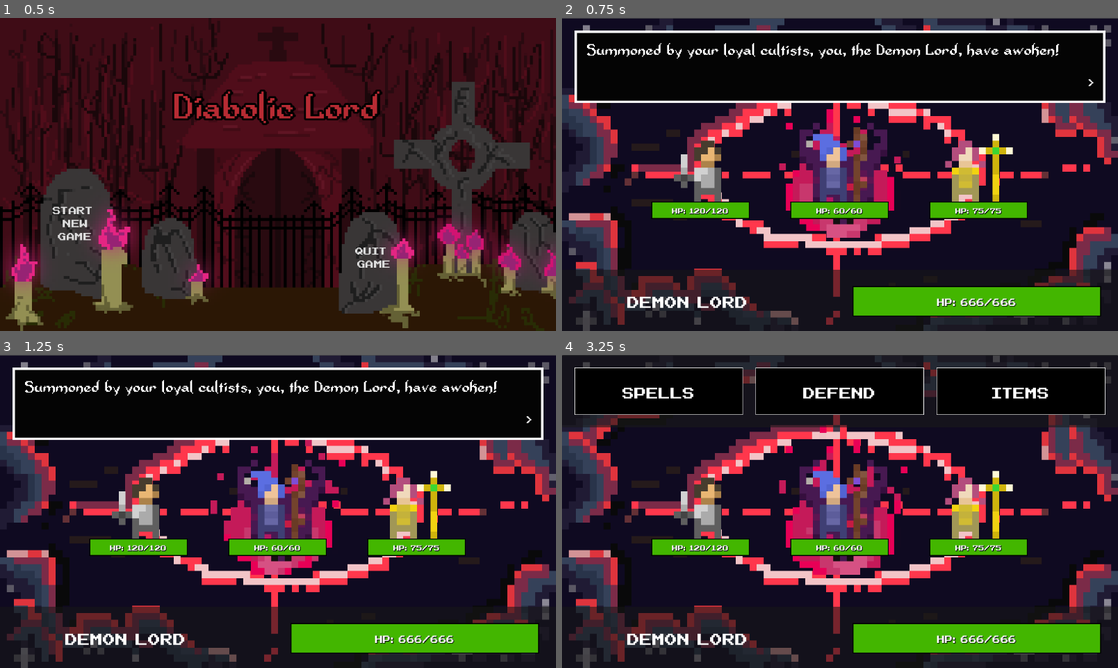
Above: before the commit, frames 1-4 (two rows, left to right).
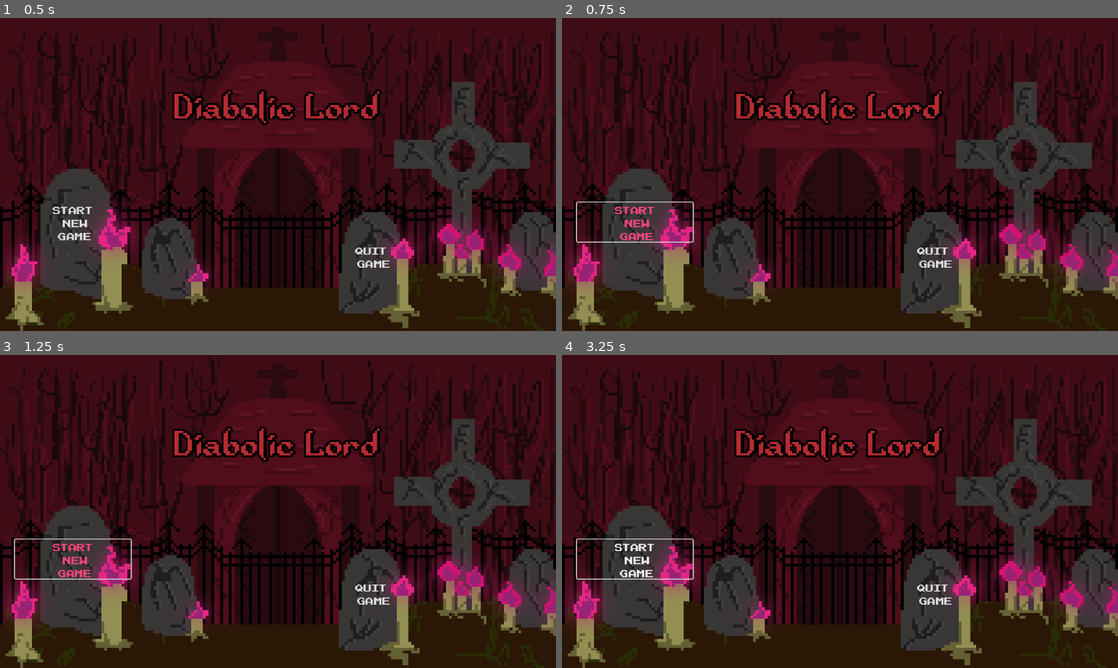
Above: after the commit, the same moments.

Repository: GeMini-220/Diabolic-Lord
Game: Godot game, scene res://MainScenes/start_menu.tscn
The game is run twice, just before and just after one commit, with the same random seed, the same clock (stepped at 60 frames per second) and the same inputs.
Inputs (mouse positions are in pixels of both pictures, inside the frame that each line leads up to):
- Up to frame 1 (0.5 s): no input
- Up to frame 2 (0.75 s): click "Start New Game" at 0.5 s
- Up to frame 3 (1.25 s): no input
- Up to frame 4 (3.25 s): click (634, 558) at 1.25 s, where only the run after the commit has a clickable "Start New Game"; click (634, 558) at 2 s, where only the run after the commit has a clickable "Start New Game"; tap Enter (ui_accept) at 2.75, 3.02 s; move the mouse to (962, 495) at 2.77 s; click (962, 495) at 2.92 s

Frame 1 is identical in both runs. In frame 2, 88% of the frame differs, in the area x 0-100%, y 0-100%; in frame 3, 88%; in frame 4, 89%.

Commit message:
Main menu art / design update

Diff:
--- a/MainScenes/start_menu.tscn
+++ b/MainScenes/start_menu.tscn
@@ -107,10 +107,12 @@
  Game"
 
 [node name="ConfirmationDialog" type="ConfirmationDialog" parent="."]
+title = "Quit?"
 initial_position = 2
-size = Vector2i(500, 250)
-ok_button_text = ""
-cancel_button_text = ""
+size = Vector2i(500, 130)
+theme = ExtResource("4_tvqsd")
+ok_button_text = "YES. LET ME GO"
+cancel_button_text = "NO. No."
 
 [node name="VBoxContainer" type="VBoxContainer" parent="ConfirmationDialog"]
 anchors_preset = 15
@@ -129,7 +131,7 @@
 
 [node name="Label" type="Label" parent="ConfirmationDialog/VBoxContainer"]
 layout_mode = 2
-theme_override_colors/font_color = Color(0, 0, 0, 1)
+theme_override_colors/font_color = Color(0.988235, 0.921569, 0.945098, 1)
 theme_override_fonts/font = ExtResource("3_7t56n")
 theme_override_font_sizes/font_size = 35
 text = "Are you sure you want to quit?"
@@ -156,21 +158,40 @@
 layout_mode = 2
 
 [node name="confirm_button" type="Button" parent="ConfirmationDialog/HBoxContainer/VBoxContainer"]
+visible = false
 layout_mode = 2
-theme_override_colors/font_color = Color(0, 0, 0, 1)
+theme = ExtResource("4_tvqsd")
 theme_override_fonts/font = ExtResource("3_7t56n")
 theme_override_font_sizes/font_size = 25
 text = "Yes"
 
 [node name="cancel_button" type="Button" parent="ConfirmationDialog/HBoxContainer/VBoxContainer"]
+visible = false
 layout_mode = 2
-theme_override_colors/font_color = Color(0, 0, 0, 1)
+theme = ExtResource("4_tvqsd")
 theme_override_fonts/font = ExtResource("3_7t56n")
 theme_override_font_sizes/font_size = 25
 text = "No"
 
+[node name="newGameConfirmationDialog" type="ConfirmationDialog" parent="."]
+title = "New Game?"
+initial_position = 1
+size = Vector2i(400, 200)
+theme = ExtResource("4_tvqsd")
+ok_button_text = "YES. YOU HEARD ME."
+dialog_text = "Are you sure you
+want to create a new game?
+Your current save file
+will be DELETED."
+dialog_autowrap = true
+cancel_button_text = "NO!!!!!"
+
 [connection signal="pressed" from="start_new_game" to="." method="_on_start_new_game_pressed"]
 [connection signal="pressed" from="load_game" to="." method="_on_load_game_pressed"]
 [connection signal="pressed" from="quit_game" to="." method="_on_quit_game_pressed"]
+[connection signal="canceled" from="ConfirmationDialog" to="." method="_on_cancel_button_pressed"]
+[connection signal="confirmed" from="ConfirmationDialog" to="." method="_on_confirm_button_pressed"]
 [connection signal="pressed" from="ConfirmationDialog/HBoxContainer/VBoxContainer/confirm_button" to="." method="_on_confirm_button_pressed"]
 [connection signal="pressed" from="ConfirmationDialog/HBoxContainer/VBoxContainer/cancel_button" to="." method="_on_cancel_button_pressed"]
+[connection signal="canceled" from="newGameConfirmationDialog" to="." method="_on_new_game_confirmation_dialog_canceled"]
+[connection signal="confirmed" from="newGameConfirmationDialog" to="." method="_on_new_game_confirmation_dialog_confirmed"]
--- a/src/State.gd
+++ b/src/State.gd
@@ -51,8 +51,8 @@
 	var new_player_data = {
 		"current_health": 666,
 		"max_health": 666,
-		"damage": 3000,
-		"speed": 2,
+		"damage": 30,
+		"speed": 25,
 		"magic": 25,
 		"currentBattle": 0,
 		"player_level": 1,
--- a/src/main_menu_button.tres
+++ b/src/main_menu_button.tres
@@ -1,4 +1,12 @@
-[gd_resource type="Theme" format=3 uid="uid://bnteruy8vbr4b"]
+[gd_resource type="Theme" load_steps=2 format=3 uid="uid://bnteruy8vbr4b"]
+
+[ext_resource type="FontFile" uid="uid://7jvdsijkjmcl" path="res://fonts/NESCyrillic.ttf" id="1_umgg1"]
 
 [resource]
-Button/colors/font_hover_color = Color(0.843137, 0.2, 0.196078, 1)
+default_font = ExtResource("1_umgg1")
+default_font_size = 30
+Button/colors/font_hover_color = Color(1, 0.278431, 0.494118, 1)
+Button/fonts/font = ExtResource("1_umgg1")
+Label/font_sizes/font_size = 30
+Label/fonts/font = ExtResource("1_umgg1")
+Window/fonts/title_font = ExtResource("1_umgg1")
--- a/src/start_menu.gd
+++ b/src/start_menu.gd
@@ -13,8 +13,16 @@
 		load_game.visible = false
 
 func _on_start_new_game_pressed():
+	var save_file = FileAccess.open(State.FILE_PATH, FileAccess.READ)
+	if save_file:
+		$newGameConfirmationDialog.popup()
+
+func _on_new_game_confirmation_dialog_confirmed():
 	State.initialize_player_data()
 	get_tree().change_scene_to_packed(battle_scene)
+
+func _on_new_game_confirmation_dialog_canceled():
+	$newGameConfirmationDialog.hide()
 
 func _on_load_game_pressed():
 	var save_file = FileAccess.open(State.FILE_PATH, FileAccess.READ)
